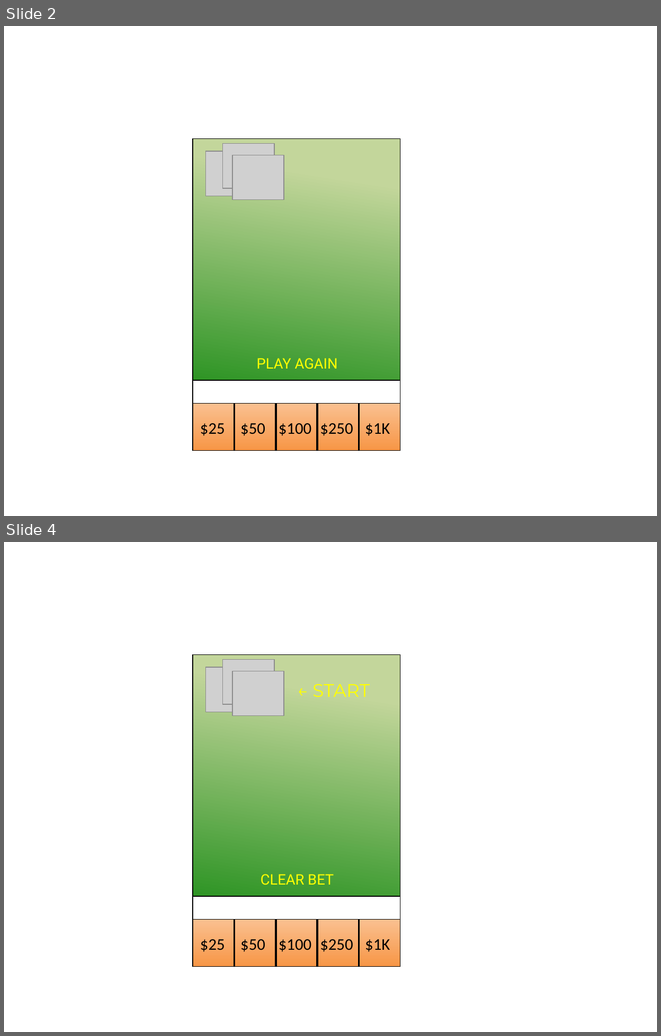
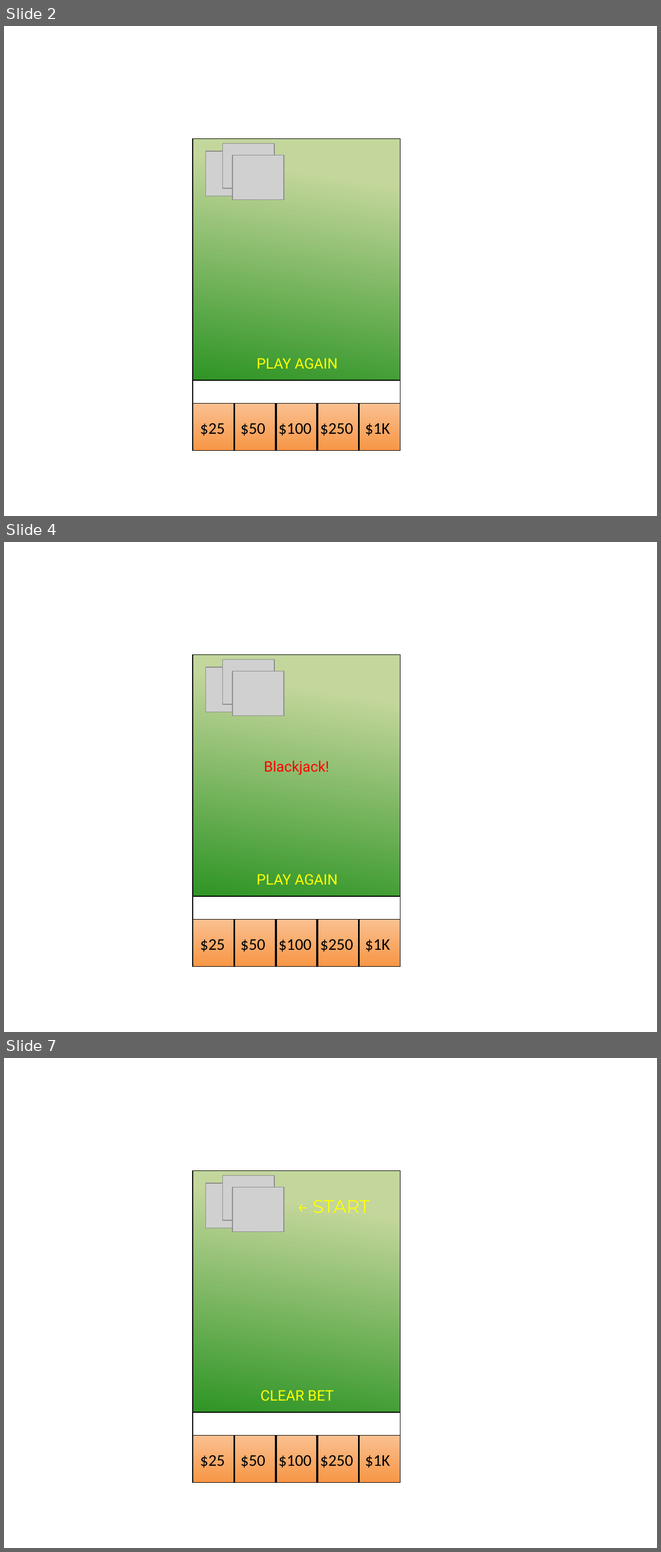
Before and after one commit to rwyant/MOB-DC-01, a slide deck: Assesments/Week 3/Felt Image Templates.pptx. Shown one above the other, each under a label of ours: slides 2 and 4 before the commit, slides 2, 4 and 7 after it; the slides between them are not shown. The pictures are 661x1036 and 661x1552 pixels, drawn with LibreOffice and Linux fonts; fonts in the diff are those of the drawing; grey boxes stand for pictures. Boxes give left, top, right and bottom in pixels: in the first picture for what was removed or moved away, otherwise in the second. Text is boxed around its words. In the diff, an @@ line names an element or a change of style, - is before the commit and + after.

Commit message:
Classwork from Lecture 9 && Completed Assignment 3 - Blackjack (for now)

```diff
--- a/Assesments/Week 3/Felt Image Templates.pptx
+++ b/Assesments/Week 3/Felt Image Templates.pptx
@@ slide 4 added at (4,542,657,1032), background #FFFFFF @@
@@ rectangle added at (193,655,400,967), fill gradient #008000 to #C3D69B, outline #000000 0.75 pt @@
@@ picture added at (206,668,257,712) @@
@@ picture added at (223,660,274,704) @@
@@ picture added at (232,671,284,715) @@
@@ text added at (264,760,329,775), 16 pt, text #FF0000 @@
+Blackjack!
@@ text added at (257,874,338,884), 16 pt, text #FFFF00 @@
+PLAY AGAIN
@@ rectangle added at (193,896,400,919), fill #FFFFFF, outline #000000 0.75 pt @@
@@ rectangle added at (193,919,400,967), fill gradient #F79646 to #FAC090, outline #000000 0.75 pt @@
@@ line added from (235, 919) to (235, 967), #000000 2 pt @@
@@ line added from (276, 919) to (276, 967), #000000 2 pt @@
@@ line added from (317, 919) to (317, 967), #000000 2 pt @@
@@ line added from (359, 919) to (359, 967), #000000 2 pt @@
@@ text added at (200,939,225,952), 18 pt, text #000000 @@
+$25
@@ text added at (240,939,265,952), 18 pt, text #000000 @@
+$50
@@ text added at (279,939,311,952), 18 pt, text #000000 @@
+$100
@@ text added at (320,939,353,952), 18 pt, text #000000 @@
+$250
@@ text added at (365,939,390,952), 18 pt, text #000000 @@
+$1K
@@ what was slide 4 is now slide 7 @@
```
Also in this commit, not shown: 2 slides changed, 2 other slides added, 34 other files.
